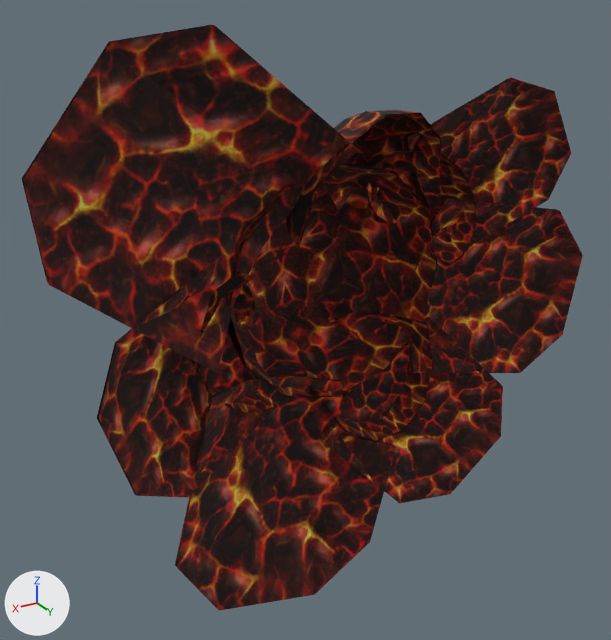
Two versions of the OBJ model sceneobjs/aiji_dongxue_225/light/tx_aiji_dongxue_225_rongyan03.obj, one commit apart.
Rendered twice from a camera (50 mm lens) standing at (419.0, 604.0, 325.0) and looking at (9.0, -80.0, -17.0). Lighting does not change. The marker at lower left points along +X, +Y and +Z. Where no turn or scale is listed for an object, it has been applied to the vertices. Vertices at the same position are counted once.

The first picture shows 'tx_aiji_dongxue_225_rongyan03'.
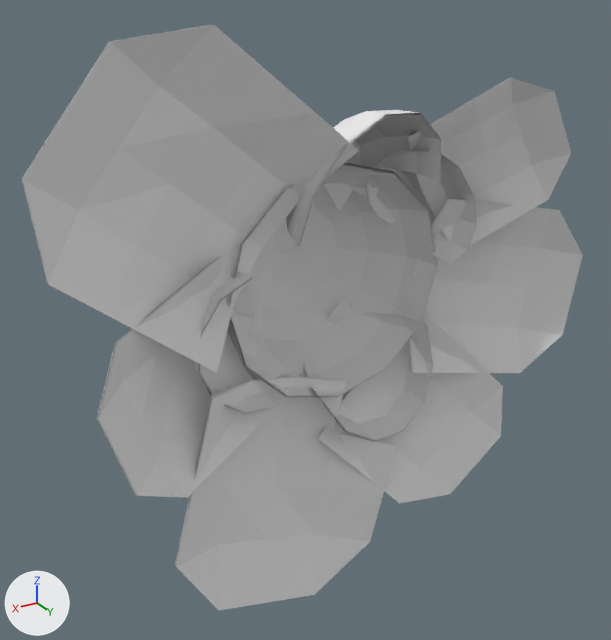
Boxes (x1, y1, x2, y2) around the edits, measured in the pictures (611 x 640 px):
```json
{"part": 1, "of": "me_tx_aiji_dongxue_225_rongyan03", "change": "recoloured", "before": [23, 25, 583, 610], "after": [23, 25, 583, 610], "on screen": "red to grey"}
{"part": 2, "of": "me_tx_aiji_dongxue_225_rongyan03", "change": "recoloured", "before": [22, 25, 557, 566], "after": [22, 25, 557, 566]}
```

The change, as JSON lines over the scene's bpy script:
```json
{"op": "add", "block": "mat_material_1_1", "code": ["mat_material_1_1 = principled_material('material_1')", "mat_material_1_1.base_color = (0.8, 0.8, 0.8)  # white #e7e7e7", "mat_material_1_1.roughness = 1.0"]}
{"op": "add", "block": "mat_material_2_1", "code": ["mat_material_2_1 = principled_material('material_2')", "mat_material_2_1.base_color = (0.8, 0.8, 0.8)  # white #e7e7e7", "mat_material_2_1.roughness = 1.0"]}
{"block": "me_tx_aiji_dongxue_225_rongyan03", "where": "me_tx_aiji_dongxue_225_rongyan03.from_pydata(...)  # 631 vertices, 893 faces; spans x -298.0..287.0, y -161.0..13.0, z -302.0..278.0"}
{"block": "me_tx_aiji_dongxue_225_rongyan03", "where": "# used by ob_tx_aiji_dongxue_225_rongyan03; location = (0.0, 0.0, 0.0)"}
{"block": "me_tx_aiji_dongxue_225_rongyan03", "change": "me_tx_aiji_dongxue_225_rongyan03 part 1: all 449 faces that had it switch from mat_material_1 (picture img_tx_aiji_dongxue_225_rongyan_01_png) to mat_material_1_1 (white #e7e7e7)"}
{"block": "me_tx_aiji_dongxue_225_rongyan03", "change": "me_tx_aiji_dongxue_225_rongyan03 part 2: all 444 faces that had it switch from mat_material_2 (picture img_tx_aiji_dongxue_225_rongyan_05_png) to mat_material_2_1 (white #e7e7e7)"}
```
